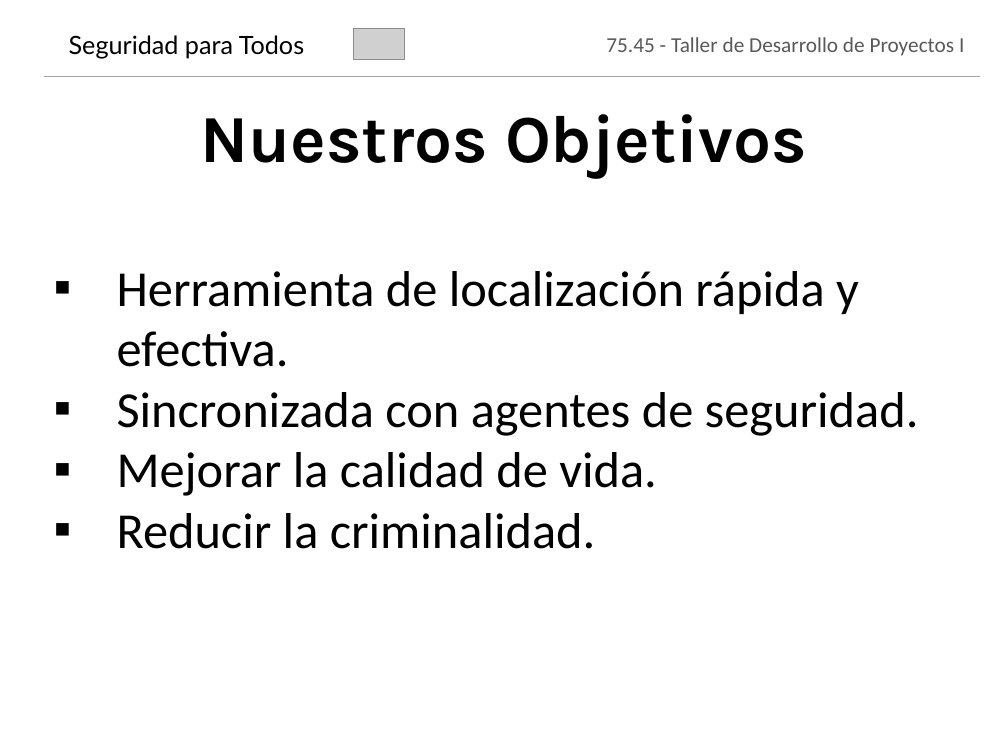
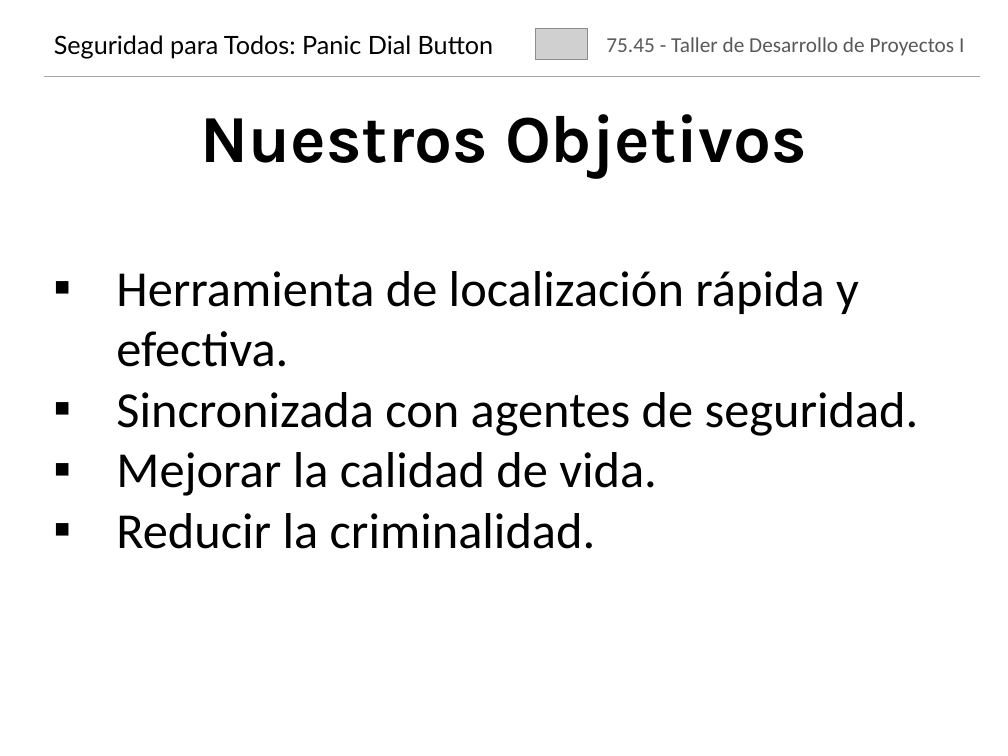
Before and after one commit to jmonetti/2012-1er-taller-de-desarrollo-de-proyectos-i, a slide deck: slide 3 of docs/Presentacion_v2.pptx. Drawn at 1008x756 pixels with LibreOffice and Linux fonts; fonts in the diff are those of the drawing; grey boxes stand for pictures; background and template pictures are left out. Boxes give left, top, right and bottom in pixels: in the first picture for what was removed or moved away, otherwise in the second. Text is boxed around its words. In the diff, an @@ line names an element or a change of style, - is before the commit and + after.

```diff
--- a/docs/Presentacion_v2.pptx
+++ b/docs/Presentacion_v2.pptx
@@ picture: place and size @@
-picture at <box>353,29,404,59</box>
+picture at <box>535,28,587,58</box>
@@ text at <box>54,35,494,59</box>: text changed @@
-Seguridad para Todos
+Seguridad para Todos: Panic Dial Button
```
Also in this commit, not shown: 6 other slides changed, 1 slide removed.
